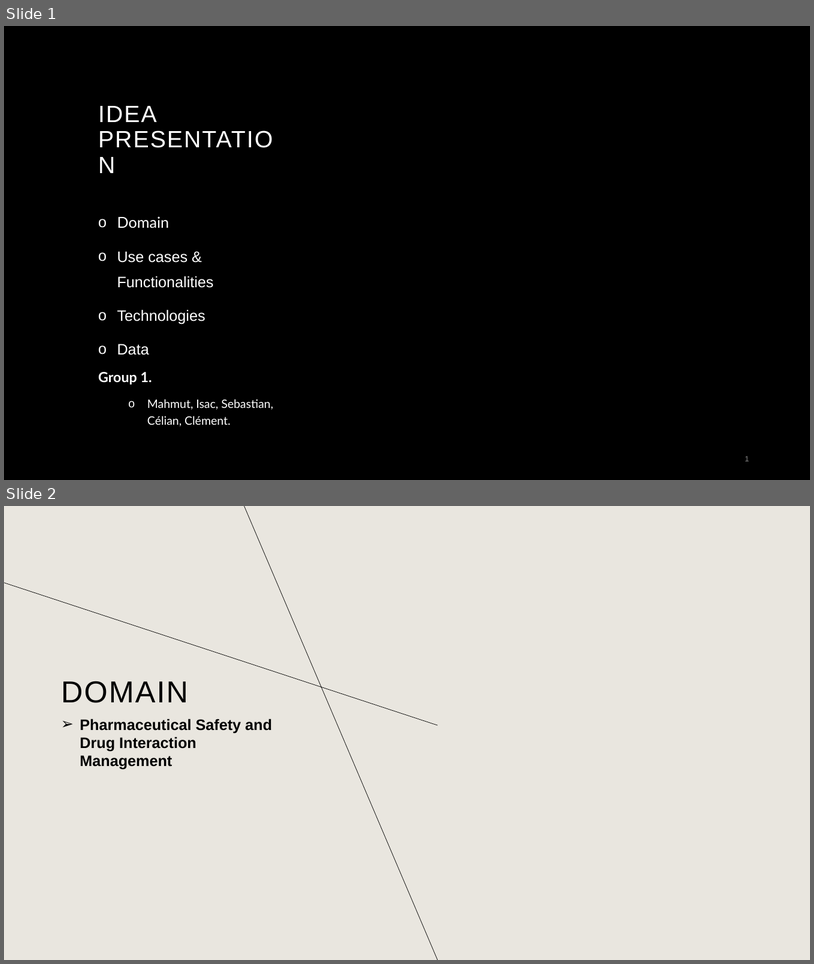
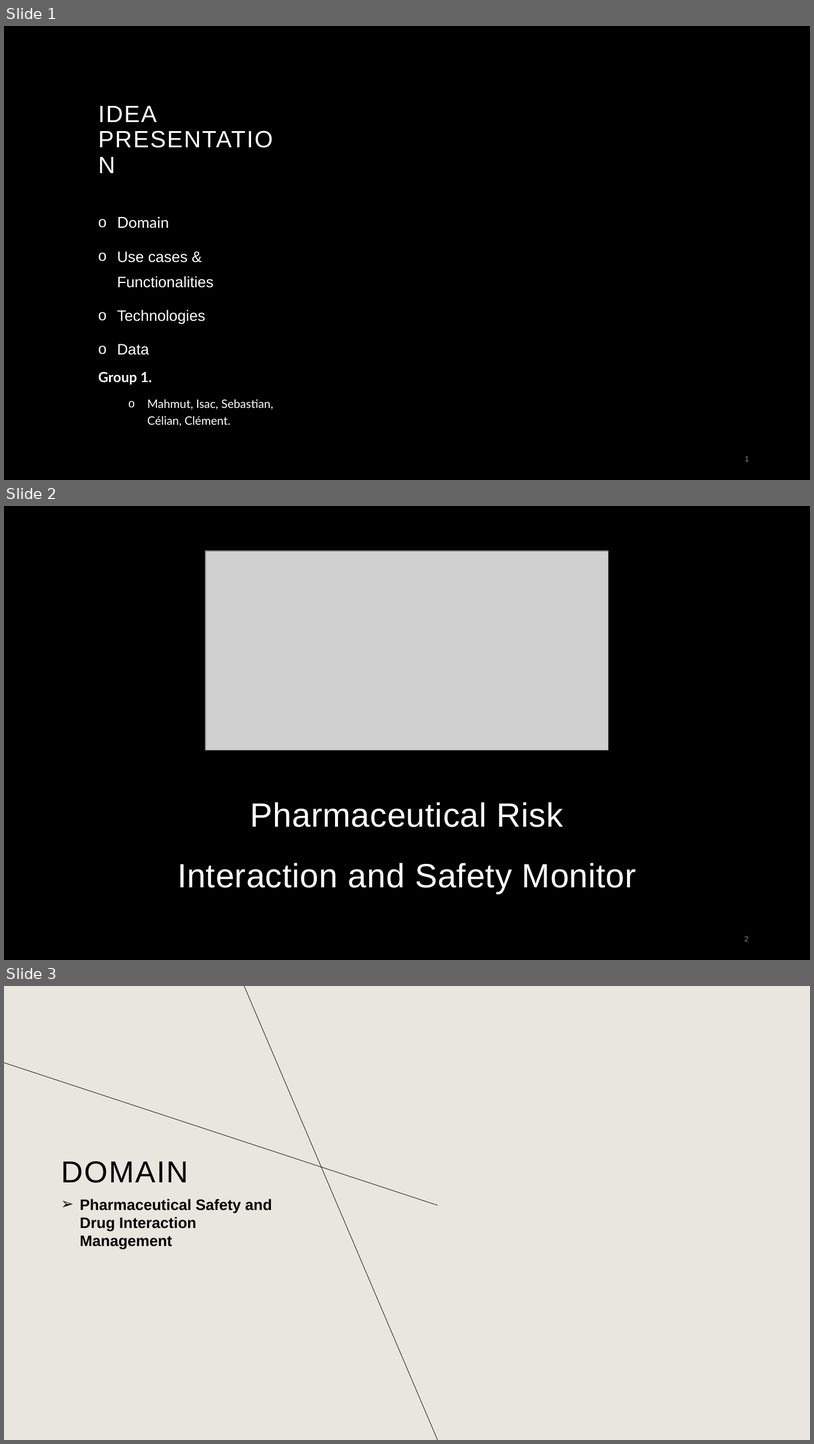
Before and after one commit to mosmar99/PRISM, a slide deck: idea_presentation/Idea presentation.pptx. Shown one above the other, each under a label of ours: slides 1 and 2 before the commit, slides 1, 2 and 3 after it. The pictures are 814x964 and 814x1444 pixels, drawn with LibreOffice and Linux fonts; fonts in the diff are those of the drawing; grey boxes stand for pictures; background and template pictures are left out. Boxes give left, top, right and bottom in pixels: in the first picture for what was removed or moved away, otherwise in the second. Text is boxed around its words. In the diff, an @@ line names an element or a change of style, - is before the commit and + after.

Commit message:
Add PRISM diapo

```diff
--- a/idea_presentation/Idea presentation.pptx
+++ b/idea_presentation/Idea presentation.pptx
@@ slide 2 added at box(4, 506, 810, 960), background #000000 @@
@@ picture added at box(206, 551, 609, 750) @@
@@ subtitle added at box(177, 802, 636, 893), 40 pt, text #FFFFFF @@
+Pharmaceutical Risk Interaction and Safety Monitor
@@ page number added at box(745, 936, 749, 941), 9 pt, text #8C8C8C @@
+2
@@ what was slide 2 is now slide 3 @@
```
